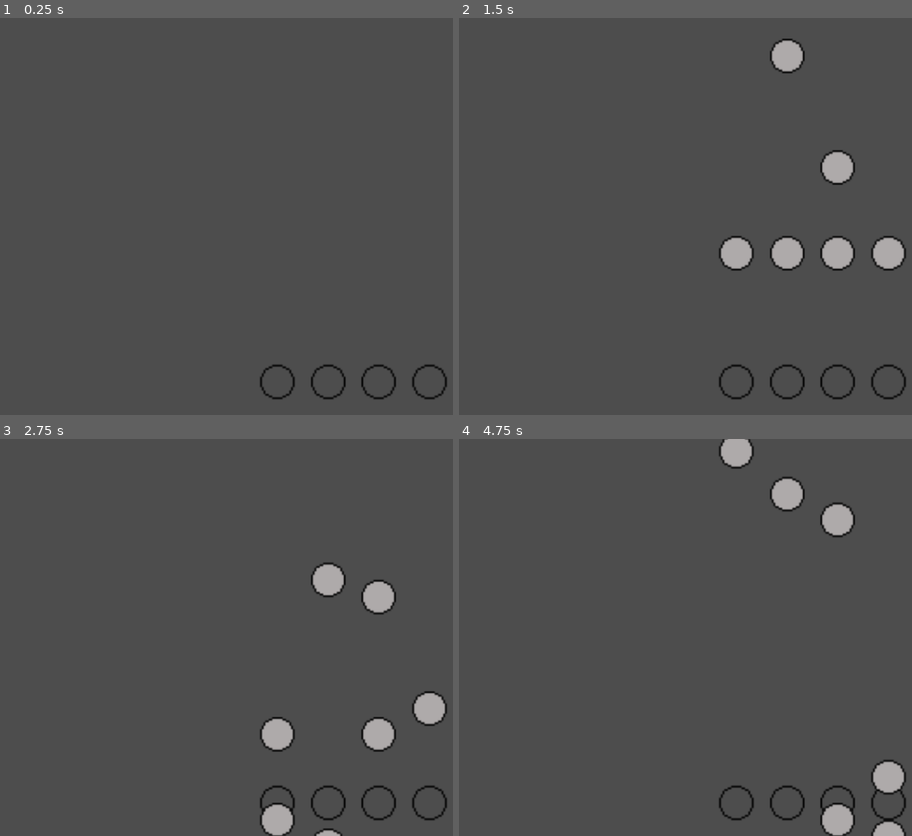
Above: before the commit, frames 1-4 (two rows, left to right).
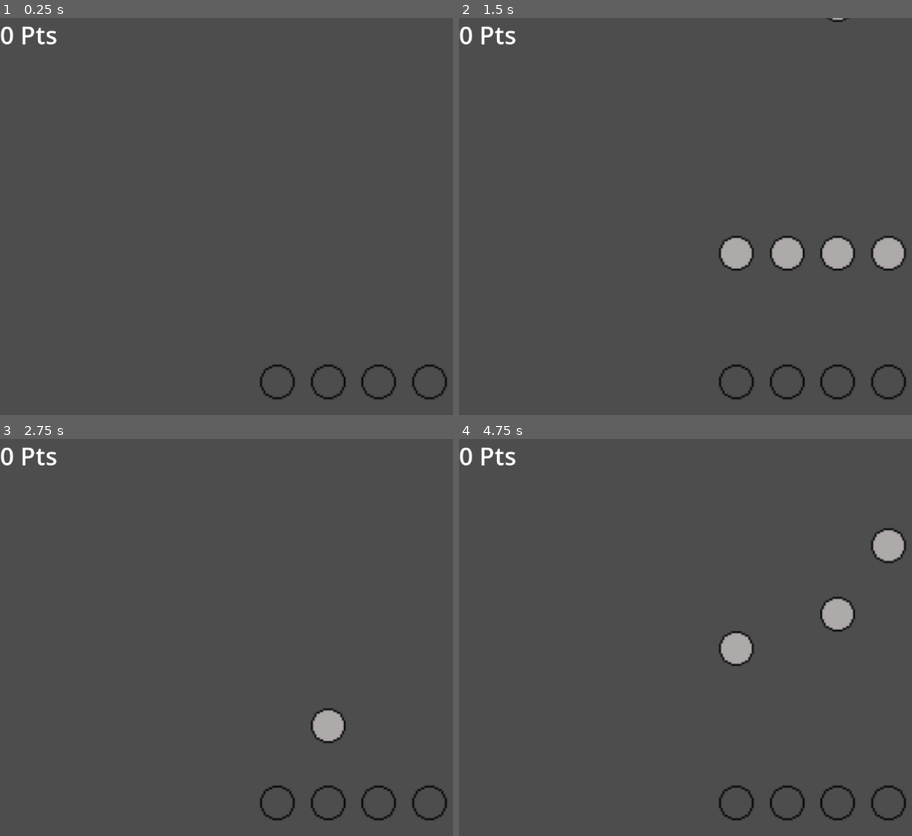
Above: after the commit, the same moments.

Repository: dreyleph/SYNKRO
Game: Godot game, scene res://Levels/game_level.tscn
Two runs of this game, one before a commit and one after it. Both use one fixed random seed, a clock stepped at 60 frames per second and the inputs below.
Inputs:
- Up to frame 1 (0.25 s): no input
- Up to frame 2 (1.5 s): tap Enter at 0.5 s
- Up to frame 3 (2.75 s): no input
- Up to frame 4 (4.75 s): no input

The runs differ from the first frame. In frame 1, 0.2% of the frame differs, in the area x 0-13%, y 2-7%; in frame 2, 1.3%; in frame 3, 3.9%; in frame 4, 4.5%, in the area x 0-99%, y 0-100%.

Commit message:
crash dos inputs resolvido e adicao de pontuacao/precisao do acreto

Diff:
--- a/synkro/Levels/game_level.tscn
+++ b/synkro/Levels/game_level.tscn
@@ -1,6 +1,7 @@
-[gd_scene load_steps=2 format=3 uid="uid://prujp2nvwe3n"]
+[gd_scene load_steps=3 format=3 uid="uid://prujp2nvwe3n"]
 
 [ext_resource type="PackedScene" uid="uid://d3r3i3fewsmo0" path="res://Objetos/key_listener.tscn" id="1_up8ek"]
+[ext_resource type="PackedScene" uid="uid://b2qjvnw73fgs3" path="res://Levels/game_ui.tscn" id="2_wlvk4"]
 
 [node name="GameLevel" type="Node2D"]
 
@@ -8,12 +9,18 @@
 
 [node name="KeyListener" parent="." instance=ExtResource("1_up8ek")]
 position = Vector2(-124, 270)
+key_name = "button_D"
 
 [node name="KeyListener2" parent="." instance=ExtResource("1_up8ek")]
 position = Vector2(-41, 270)
+key_name = "button_F"
 
 [node name="KeyListener3" parent="." instance=ExtResource("1_up8ek")]
 position = Vector2(41, 270)
+key_name = "button_K"
 
 [node name="KeyListener4" parent="." instance=ExtResource("1_up8ek")]
 position = Vector2(124, 270)
+key_name = "button_L"
+
+[node name="GameUI" parent="." instance=ExtResource("2_wlvk4")]
--- /dev/null
+++ b/synkro/Levels/game_ui.gd
@@ -0,0 +1,12 @@
+extends Control
+
+var score: int = 0
+
+
+
+func _ready():
+	Signals.IncrementScore.connect(IncrementScore)
+
+func IncrementScore(incr: int):
+	score += incr
+	%ScoreLabel.text = str(score) + " Pts"
--- /dev/null
+++ b/synkro/Levels/game_ui.tscn
@@ -0,0 +1,23 @@
+[gd_scene load_steps=2 format=3 uid="uid://b2qjvnw73fgs3"]
+
+[ext_resource type="Script" uid="uid://cyta80hiphh6c" path="res://Levels/game_ui.gd" id="1_vqdjf"]
+
+[node name="GameUI" type="Control"]
+layout_mode = 3
+anchors_preset = 15
+anchor_right = 1.0
+anchor_bottom = 1.0
+grow_horizontal = 2
+grow_vertical = 2
+script = ExtResource("1_vqdjf")
+
+[node name="CanvasLayer" type="CanvasLayer" parent="."]
+
+[node name="ScoreLabel" type="RichTextLabel" parent="CanvasLayer"]
+unique_name_in_owner = true
+offset_right = 320.0
+offset_bottom = 107.0
+theme_override_font_sizes/normal_font_size = 40
+text = "0 Pts"
+scroll_active = false
+tab_size = 9
--- a/synkro/Objetos/falling_key.gd
+++ b/synkro/Objetos/falling_key.gd
@@ -6,7 +6,7 @@
 
 #booleana fica verdadeiro de nota passou da janela do input permitido
 var has_passed: bool = false
-var pass_limite = 290.0
+var pass_limit = 290.0
 
 func _init():
 	set_process(false)
@@ -15,13 +15,13 @@
 	global_position += Vector2(0, fall_speed)
 
 	#Demonstra o tempo que leva ate nota chegar em area critica(na respectiva scrollspeed)
-	if global_position.y > pass_limite and not $Timer.is_stopped():
-		print($Timer.wait_time - $Timer.time_left)
+	if global_position.y > pass_limit and not $Timer.is_stopped():
+		#print($Timer.wait_time - $Timer.time_left)
 		$Timer.stop()
 		has_passed = true
 
-func Setup(targe_x: float, target_frame: int):
-	global_position = Vector2(targe_x, init_y_pos)
+func Setup(target_x: float, target_frame: int):
+	global_position = Vector2(target_x, init_y_pos)
 	frame = target_frame
 
 	set_process(true)
--- a/synkro/Objetos/key_listener.gd
+++ b/synkro/Objetos/key_listener.gd
@@ -4,21 +4,55 @@
 @export var key_name: String = ""
 
 var falling_key_queue = []
-var key_to_pop
-var distance_from_pass
+
+
+# se a distancia pressionada for menos que o limite, tal pontuacao é dada
+var perfect_press_limit: float = 30
+var great_press_limit: float = 50
+var good_press_limit: float = 70
+var ok_press_limit: float = 90
+# caso contrario, erro
+
+var perfect_press_score: float  = 300
+var great_press_score: float  = 200
+var good_press_score: float  = 100
+var ok_press_score: float  = 50
+
+
+
+
+var key_to_pop: Sprite2D
+var distance_from_pass: float
 
 func _process(delta):
 
+	# confere se a nota para esse input
 	if falling_key_queue.size() > 0:
+
+		# ao passar remove da fila de notas
 		if falling_key_queue.front().has_passed:
 			falling_key_queue.pop_front()
-			print("popped")
+	# input e usado, destroi da fila e calcula distancia da area critica e quando foi apertado
+
+	if Input.is_action_just_pressed(key_name) and falling_key_queue.size() > 0:
+		key_to_pop = falling_key_queue.pop_front()
+
+		distance_from_pass = abs(key_to_pop.pass_limit - key_to_pop.global_position.y)
 
 
-	if Input.is_action_just_pressed(key_name):
-		key_to_pop = falling_key_queue.pop_front().queue.free()
-		distance_from_pass = abs(key_to_pop.pass_threshold - key_to_pop.global_position.y)
-		print("Distância do acerto: ", distance_from_pass)
+		if distance_from_pass < perfect_press_limit:
+			Signals.IncrementScore.emit(perfect_press_score)
+		elif distance_from_pass < great_press_limit:
+			Signals.IncrementScore.emit(great_press_score)
+		elif distance_from_pass < good_press_limit:
+			Signals.IncrementScore.emit(good_press_score)
+		elif distance_from_pass < ok_press_limit:
+			Signals.IncrementScore.emit(ok_press_score)
+		else:
+			#miss
+			pass
+
+
 		key_to_pop.queue_free()
 
 func CreateFallingKey():
@@ -31,5 +65,5 @@
 
 func _on_random_spawn_timer_timeout():
 	CreateFallingKey()
-	$RandomSpawnTimer.wait_time = randf_range(0.1, 1)
+	$RandomSpawnTimer.wait_time = randf_range(0.3, 3)
 	$RandomSpawnTimer.start()
--- /dev/null
+++ b/synkro/Objetos/signals.gd
@@ -0,0 +1,3 @@
+extends Node2D
+
+signal IncrementScore(incr: int)
--- /dev/null
+++ b/synkro/Objetos/signals.tscn
@@ -0,0 +1,6 @@
+[gd_scene load_steps=2 format=3 uid="uid://dlevy3ki8sqok"]
+
+[ext_resource type="Script" uid="uid://cmhf1itto5m6x" path="res://Objetos/signals.gd" id="1_u85qc"]
+
+[node name="Signals" type="Node2D"]
+script = ExtResource("1_u85qc")
--- a/synkro/project.godot
+++ b/synkro/project.godot
@@ -14,6 +14,10 @@
 run/main_scene="uid://prujp2nvwe3n"
 config/features=PackedStringArray("4.4", "Forward Plus")
 config/icon="res://icon.svg"
+
+[autoload]
+
+Signals="*res://Objetos/signals.gd"
 
 [input]
 
Not shown, added: synkro/Levels/game_ui.gd.uid
Not shown, added: synkro/Objetos/signals.gd.uid
